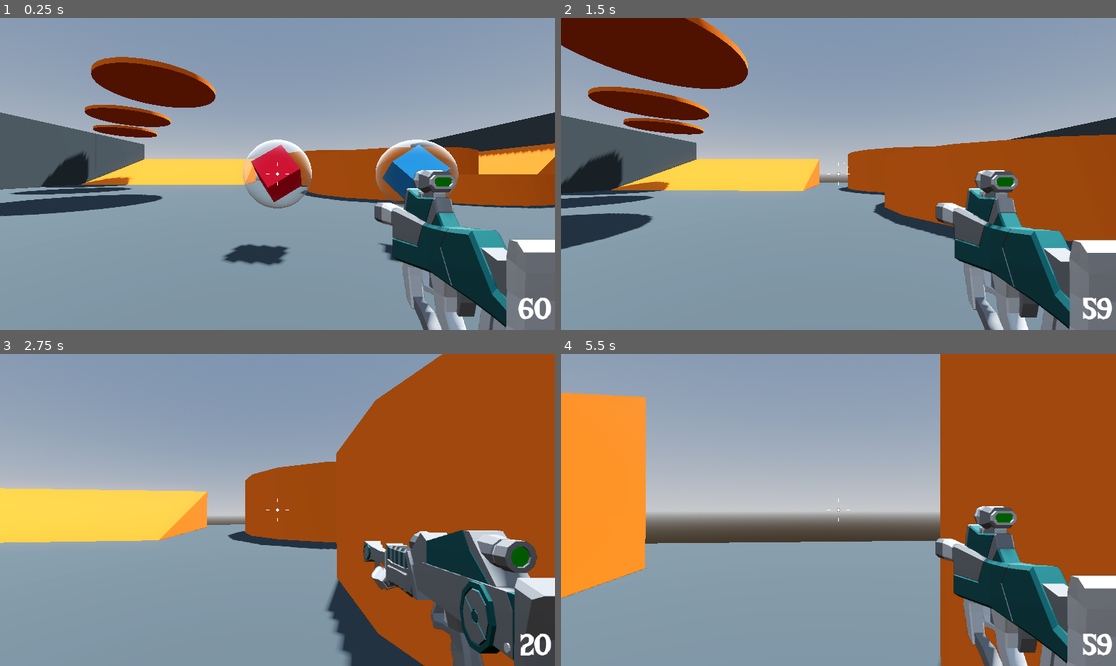
Above: before the commit, frames 1-4 (two rows, left to right).
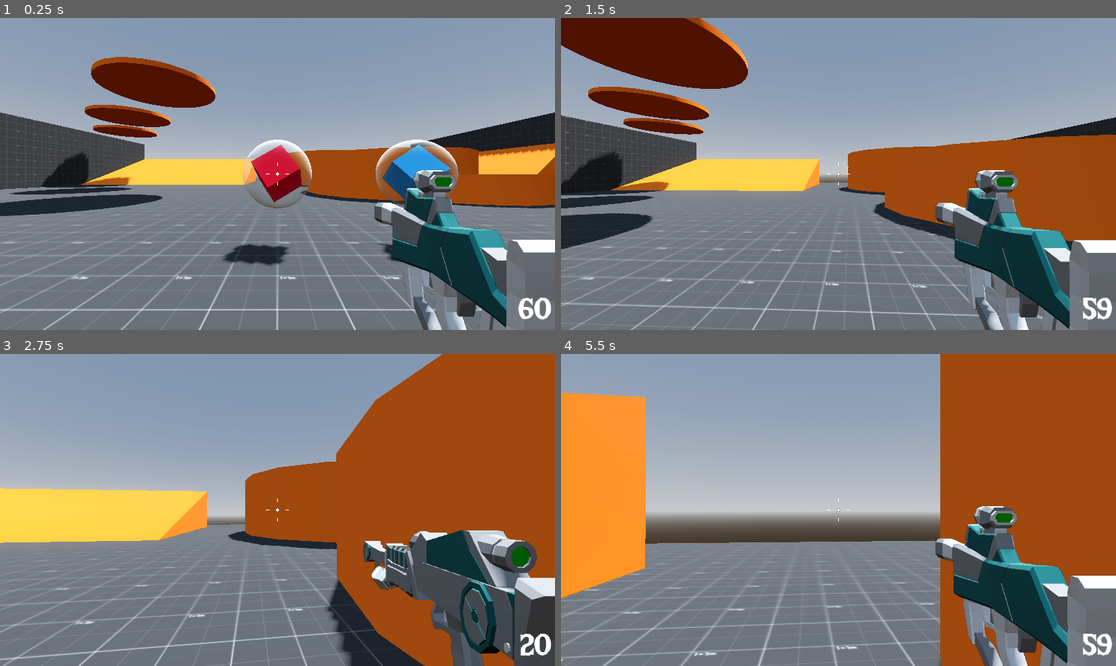
Above: after the commit, the same moments.

Repository: DTNevaeha/Shootout
Game: Godot game, scene res://Levels/SandBox.tscn
Two runs of this game, one before a commit and one after it. Both use one fixed random seed, a clock stepped at 60 frames per second and the inputs below.
Inputs (mouse positions are in pixels of both pictures, inside the frame that each line leads up to):
- Up to frame 1 (0.25 s): no input
- Up to frame 2 (1.5 s): move the mouse to (866, 174) at 0.52 s; hold Right mouse button (aim) 0.53-1.28 s; hold W (move_forward) from 0.53 s (still down); tap Space (jump) at 0.77 s; move the mouse to (810, 174) at 1.27 s; click (810, 174) at 1.35 s
- Up to frame 3 (2.75 s): keep holding W (move_forward); tap Space (jump) at 1.52 s; move the mouse to (288, 503) at 2.02 s; hold Mouse wheel up (next_weapon) from 2.03 s (still down)
- Up to frame 4 (5.5 s): keep holding W (move_forward); move the mouse to (832, 516) at 2.77 s; release Mouse wheel up (next_weapon) at 2.78 s; tap Mouse wheel down (previous_weapon) at 2.85 s; tap Space (jump) at 3.02, 3.77, 4.52 s; move the mouse to (877, 513) at 3.52 s; hold 1 (weapon_1) 3.53-4.28 s; move the mouse to (794, 506) at 4.27 s; tap 2 (weapon_2) at 4.35 s; move the mouse to (844, 510) at 5.02 s; hold Right mouse button (aim) from 5.03 s (still down)

The runs differ from the first frame. In frame 1, 33% of the frame differs, in the area x 0-100%, y 30-100%; in frame 2, 30%; in frame 3, 23%; in frame 4, 23%.

Commit message:
Created building interior start

Diff:
--- a/Levels/Materials/GrayMaterial.tres
+++ b/Levels/Materials/GrayMaterial.tres
@@ -1,4 +1,8 @@
-[gd_resource type="StandardMaterial3D" format=3 uid="uid://bihkaei5s052j"]
+[gd_resource type="StandardMaterial3D" load_steps=2 format=3 uid="uid://bihkaei5s052j"]
+
+[ext_resource type="Texture2D" uid="uid://b315coi6r5g6i" path="res://Levels/Materials/prototype-texture-with-size.png" id="1_41r28"]
 
 [resource]
-albedo_color = Color(0.242761, 0.277306, 0.289861, 1)
+albedo_texture = ExtResource("1_41r28")
+uv1_triplanar = true
+uv1_world_triplanar = true
--- /dev/null
+++ b/Levels/main_level.tscn
@@ -0,0 +1,62 @@
+[gd_scene load_steps=5 format=3 uid="uid://dber0vy30ucm7"]
+
+[ext_resource type="Material" uid="uid://bihkaei5s052j" path="res://Levels/Materials/GrayMaterial.tres" id="1_mo2sw"]
+
+[sub_resource type="ProceduralSkyMaterial" id="ProceduralSkyMaterial_o773w"]
+sky_horizon_color = Color(0.64625, 0.65575, 0.67075, 1)
+ground_horizon_color = Color(0.64625, 0.65575, 0.67075, 1)
+
+[sub_resource type="Sky" id="Sky_p15t5"]
+sky_material = SubResource("ProceduralSkyMaterial_o773w")
+
+[sub_resource type="Environment" id="Environment_g2ctb"]
+background_mode = 2
+sky = SubResource("Sky_p15t5")
+tonemap_mode = 2
+glow_enabled = true
+
+[node name="MainLevel" type="Node3D"]
+
+[node name="WorldEnvironment" type="WorldEnvironment" parent="."]
+environment = SubResource("Environment_g2ctb")
+
+[node name="DirectionalLight3D" type="DirectionalLight3D" parent="."]
+transform = Transform3D(-0.866023, -0.433016, 0.250001, 0, 0.499998, 0.866027, -0.500003, 0.749999, -0.43301, 0, 0, 0)
+
+[node name="Room" type="CSGBox3D" parent="."]
+transform = Transform3D(1, 0, 0, 0, 1, 0, 0, 0, 1, 0, 2, 0)
+material_override = ExtResource("1_mo2sw")
+flip_faces = true
+size = Vector3(8, 4, 8)
+
+[node name="CSGCombiner3D" type="CSGCombiner3D" parent="Room"]
+
+[node name="Corridor" type="CSGBox3D" parent="Room/CSGCombiner3D"]
+transform = Transform3D(1, 0, 0, 0, 1, 0, 0, 0, 1, 0, -1, -6)
+flip_faces = true
+size = Vector3(2, 2, 4)
+
+[node name="Room2" type="CSGBox3D" parent="Room/CSGCombiner3D"]
+transform = Transform3D(1, 0, 0, 0, 1, 0, 0, 0, 1, 0, 0, -12)
+flip_faces = true
+size = Vector3(8, 4, 8)
+
+[node name="Corridor2" type="CSGBox3D" parent="Room/CSGCombiner3D"]
+transform = Transform3D(-4.37114e-08, 0, 1, 0, 1, 0, -1, 0, -4.37114e-08, 6, -1, -12)
+flip_faces = true
+size = Vector3(2, 2, 4)
+
+[node name="Room3" type="CSGBox3D" parent="Room/CSGCombiner3D"]
+transform = Transform3D(1, 0, 0, 0, 1, 0, 0, 0, 1, 12, 0, -12)
+flip_faces = true
+size = Vector3(8, 4, 8)
+
+[node name="Corridor3" type="CSGBox3D" parent="Room/CSGCombiner3D"]
+transform = Transform3D(-4.37114e-08, 0, 1, 0, 1, 0, -1, 0, -4.37114e-08, -6, -1, -12)
+flip_faces = true
+size = Vector3(2, 2, 4)
+
+[node name="Room4" type="CSGBox3D" parent="Room/CSGCombiner3D"]
+transform = Transform3D(1, 0, 0, 0, 1, 0, 0, 0, 1, -12, 0, -12)
+flip_faces = true
+size = Vector3(8, 4, 8)
Binary file added: Levels/Materials/prototype-texture-with-size.png
Not shown, added: Levels/Materials/prototype-texture-with-size.png.import
Binary file added: Levels/Materials/prototype-texture.png
Not shown, added: Levels/Materials/prototype-texture.png.import
